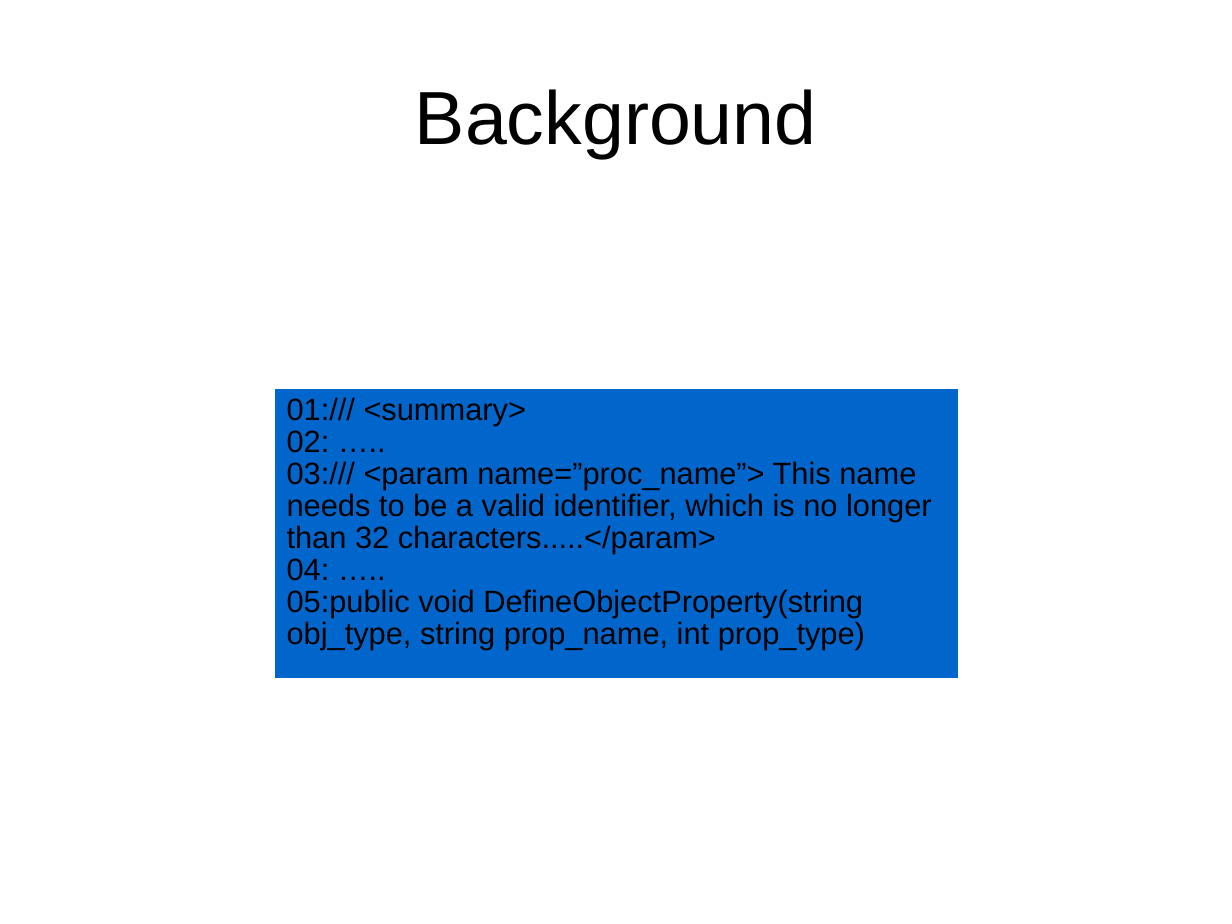
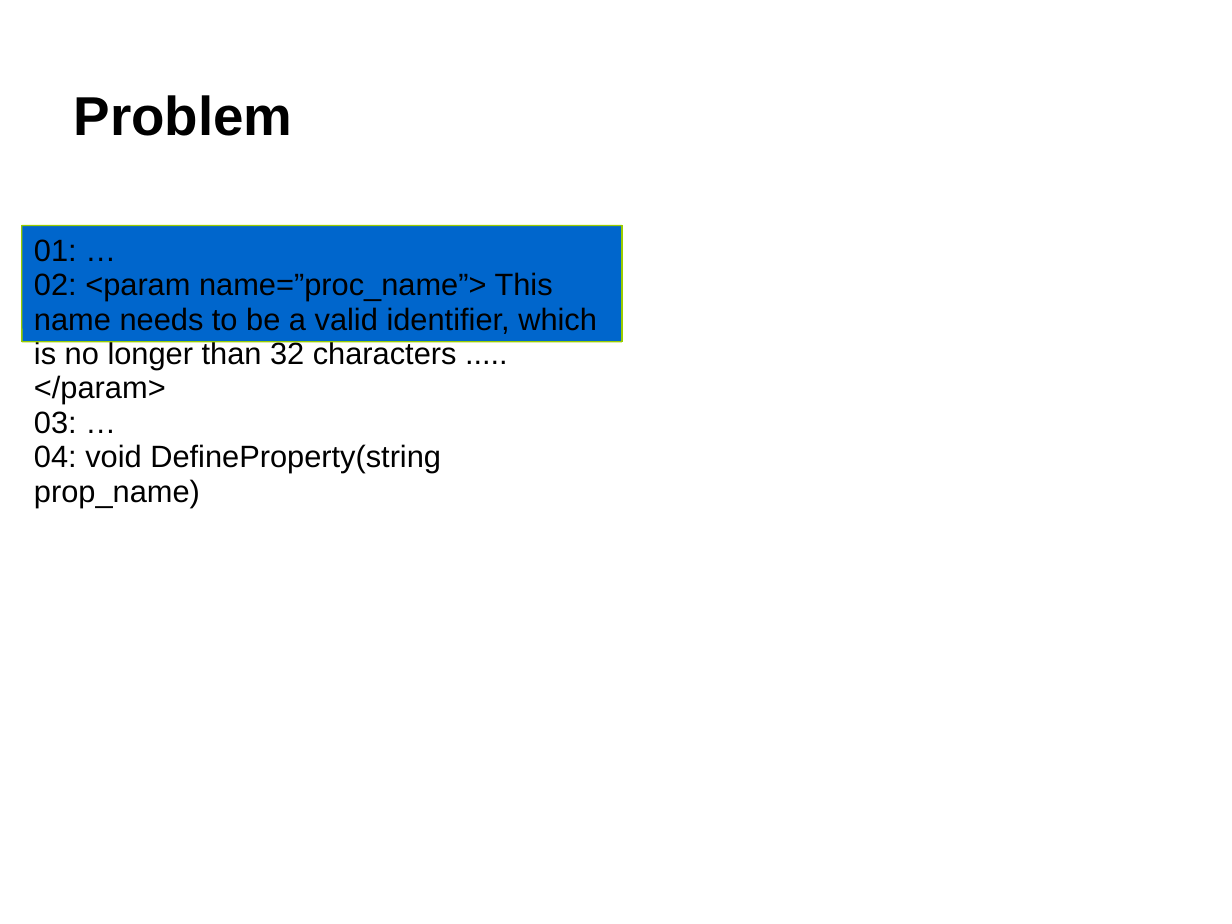
Before and after one commit to derekqian/CS669-Scholarship-Skills, a slide deck: slide 2 of P3-5-min-talk/summary.ppt. Drawn at 1232x924 pixels with LibreOffice and Linux fonts; fonts in the diff are those of the drawing; background and template pictures are left out. Boxes give left, top, right and bottom in pixels: in the first picture for what was removed or moved away, otherwise in the second. Text is boxed around its words. In the diff, an @@ line names an element or a change of style, - is before the commit and + after.

```diff
--- a/P3-5-min-talk/summary.ppt
+++ b/P3-5-min-talk/summary.ppt
@@ title at [74, 95, 293, 136]: text changed; size 44 to 32 pt; bold on @@
-Background
+Problem
@@ group added at [22, 225, 622, 341]: 4 lines, 1 rectangle @@
+01: …
+02: <param name=”proc_name”> This name needs to be a valid identifier, which is no longer than 32 characters ..... </param>
+03: …
+04: void DefineProperty(string prop_name)
@@ table removed at [275, 388, 958, 654], 1 rows, 1 columns @@
-01:/// <summary> / 02: ….. / 03:/// <param name=”proc_name”> This name needs to be a valid identifier, which is no longer than 32 characters.....</param> / 04: ….. / 05:public void DefineObjectProperty(string obj_type, string prop_name, int prop_type)
```
Also in this commit, not shown: 1 other slide changed, 9 slides added, 2 slides removed.
